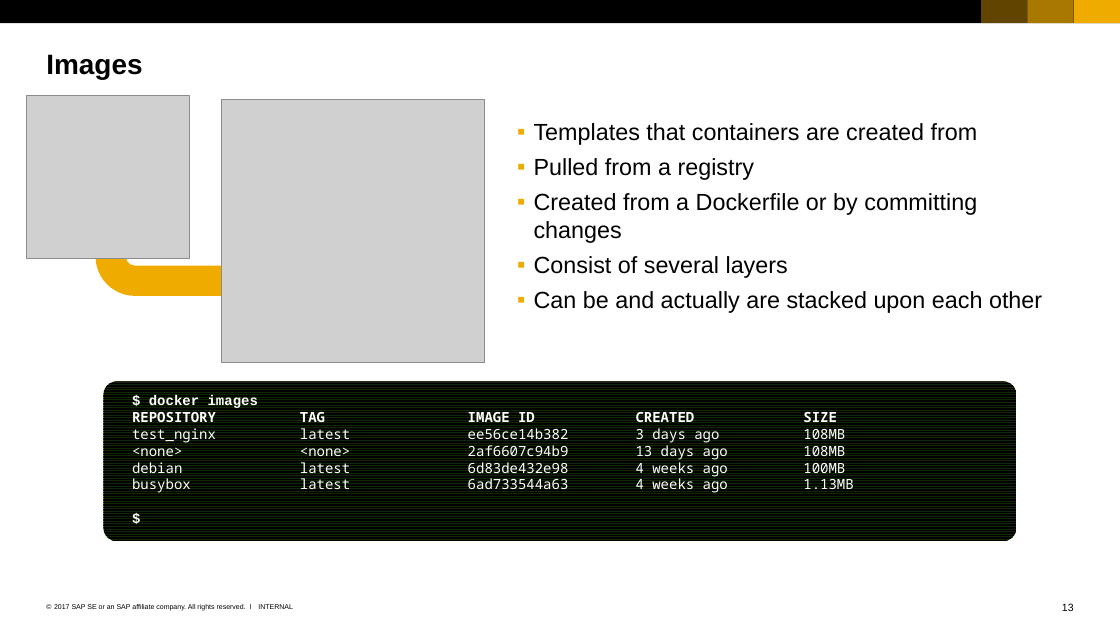
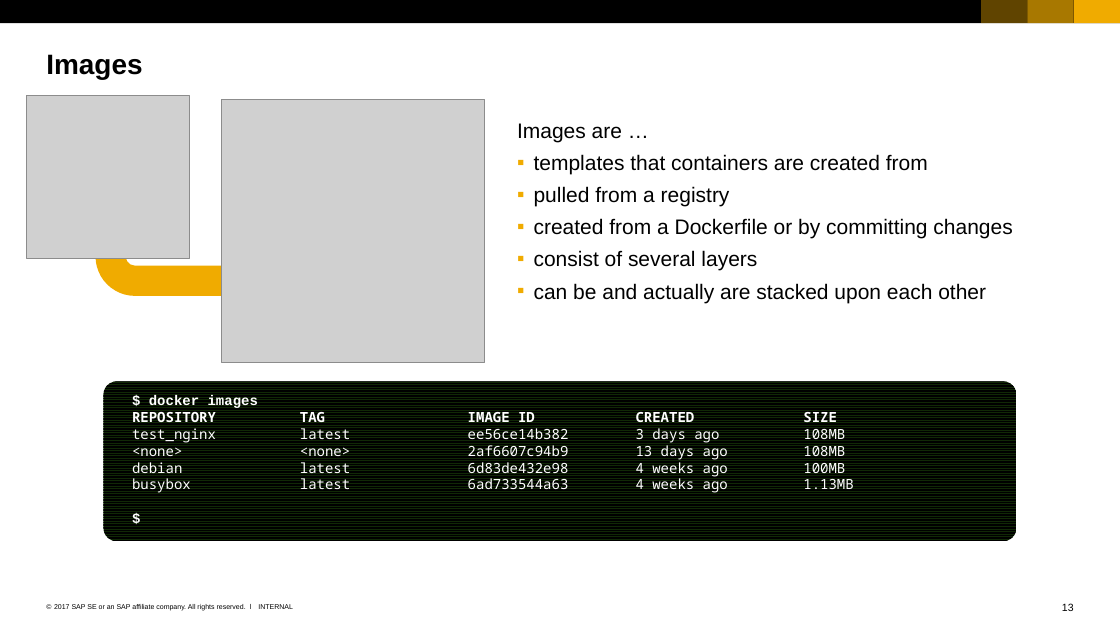
Before and after one commit to cuijiyao01/docker-k8s-training, a slide deck: slide 13 of docker/02_Members_of_docker_universe.pptx. Drawn at 1120x630 pixels with LibreOffice and Linux fonts; fonts in the diff are those of the drawing; grey boxes stand for pictures. Boxes give left, top, right and bottom in pixels: in the first picture for what was removed or moved away, otherwise in the second. Text is boxed around its words. In the diff, an @@ line names an element or a change of style, - is before the commit and + after.

```diff
--- a/docker/02_Members_of_docker_universe.pptx
+++ b/docker/02_Members_of_docker_universe.pptx
@@ text at <box>517,123,1012,303</box>: text changed; size 20 to 18 pt @@
-  ▪ Templates that containers are created from
-  ▪ Pulled from a registry
-  ▪ Created from a Dockerfile or by committing changes
-  ▪ Consist of several layers
-  ▪ Can be and actually are stacked upon each other
+  Images are …
+  ▪ templates that containers are created from
+  ▪ pulled from a registry
+  ▪ created from a Dockerfile or by committing changes
+  ▪ consist of several layers
+  ▪ can be and actually are stacked upon each other
```
Also in this commit, not shown: 9 other slides changed, 3 other files.
